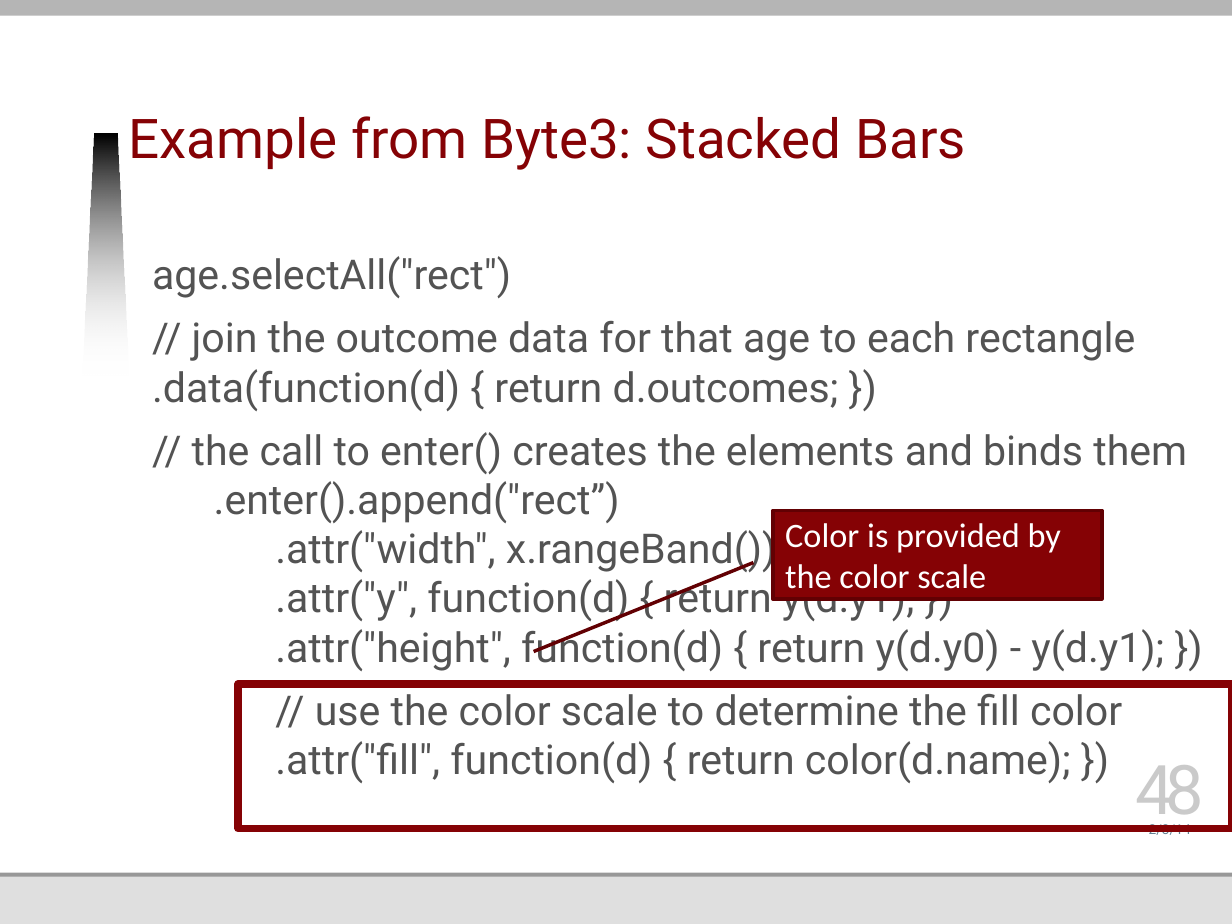
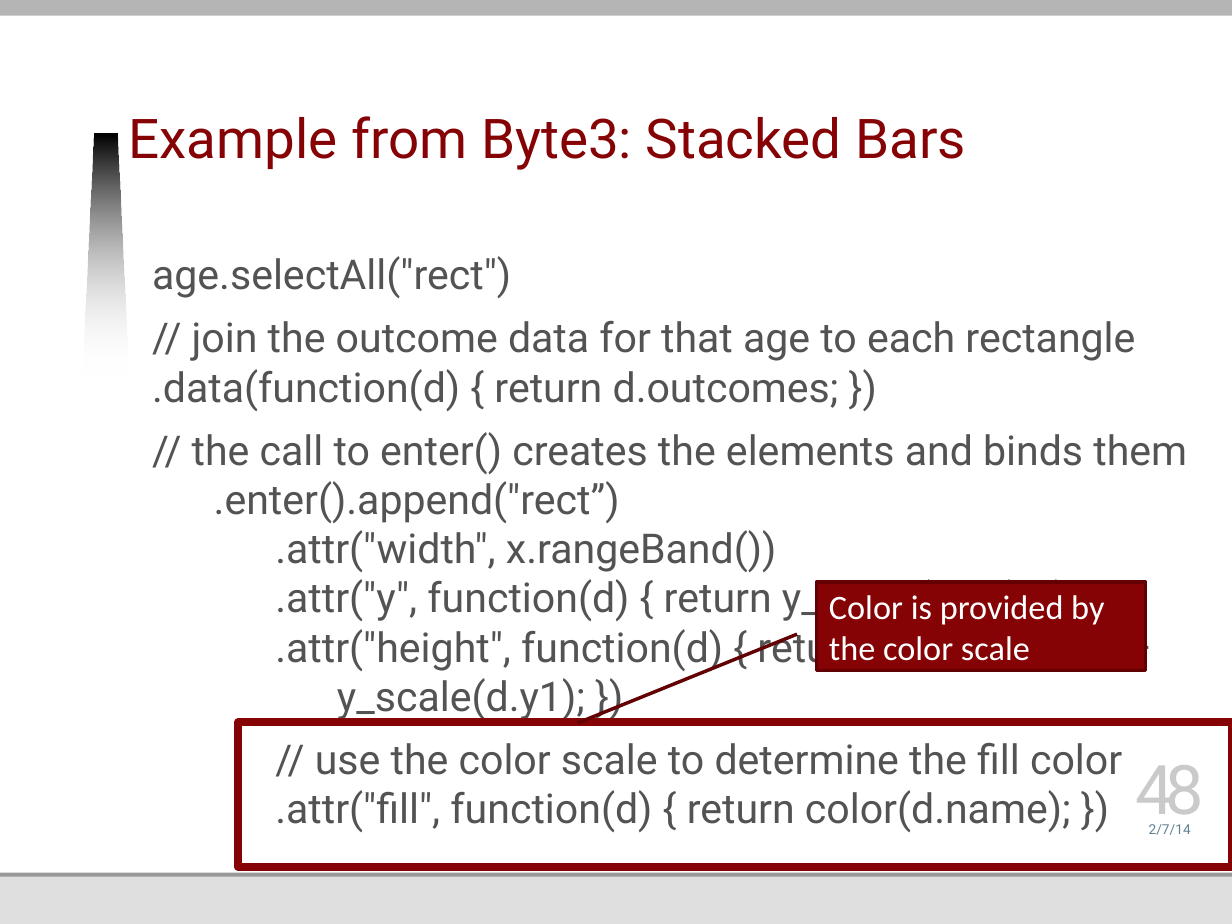
Before and after one commit to jmankoff/data, a slide deck: slide 48 of Lectures/Byte 3.pptx. Drawn at 1232x924 pixels with LibreOffice and Linux fonts; fonts in the diff are those of the drawing; background and template pictures are left out. Boxes give left, top, right and bottom in pixels: in the first picture for what was removed or moved away, otherwise in the second. Text is boxed around its words. In the diff, an @@ line names an element or a change of style, - is before the commit and + after.

Commit message:
changed 'x' to 'x_scale' and 'y' to 'y_scale'

```diff
--- a/Lectures/Byte 3.pptx
+++ b/Lectures/Byte 3.pptx
@@ text at bbox=[192, 432, 1187, 722]: text changed @@
-// the call to enter() creates the elements and binds them
-.enter().append("rect”)
-.attr("width", x.rangeBand())
-.attr("y", function(d) { return y(d.y1); })
-.attr("height", function(d) { return y(d.y0) - y(d.y1); })
+// the call to enter() creates the elements and binds them
+.enter().append("rect”)
+.attr("width", x.rangeBand())
+.attr("y", function(d) { return y_scale(d.y1); })
+.attr("height", function(d) { return y_scale(d.y0) –
+y_scale(d.y1); })
@@ border callout "Color is provided by the ...": place and size @@
-border callout "Color is provided by the ..." at bbox=[772, 510, 1101, 599]
+border callout "Color is provided by the ..." at bbox=[817, 582, 1146, 670]
@@ rectangle: place and size @@
-rectangle at bbox=[238, 684, 1232, 828]
+rectangle at bbox=[238, 722, 1232, 866]
@@ text at bbox=[1149, 824, 1191, 835]: text changed @@
-2/3/14
+2/7/14
```
Also in this commit, not shown: 48 other slides changed, 1 other file.
